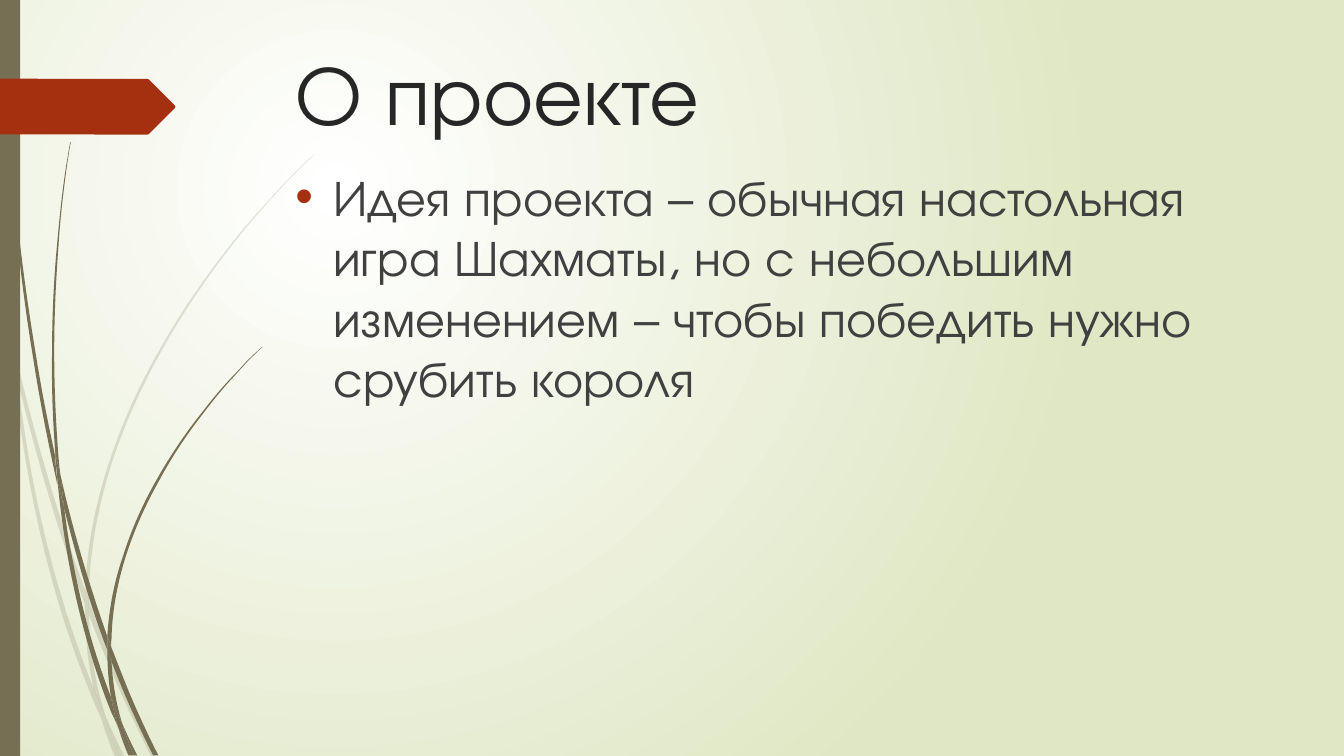
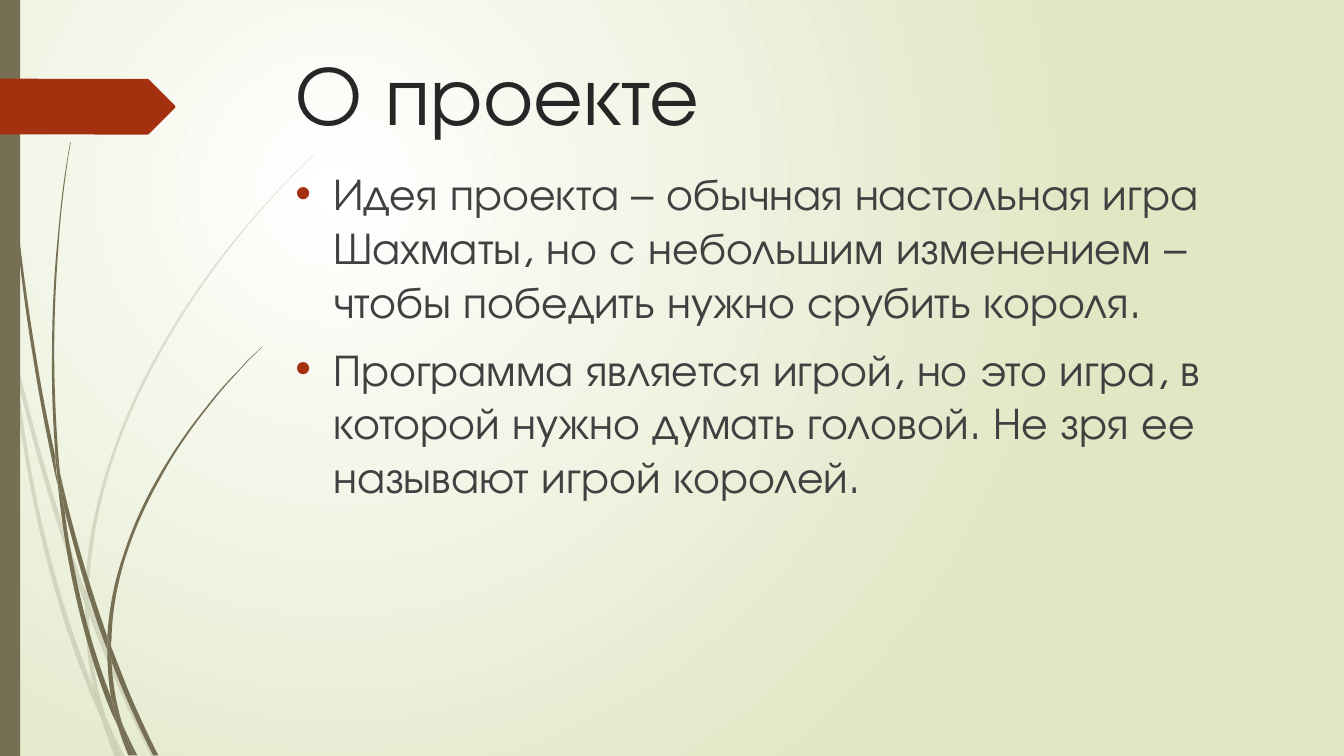
Before and after one commit to Shadowlucky/Chess, a slide deck: slide 2 of Chess/О проекте.pptx. Drawn at 1344x756 pixels with LibreOffice and Linux fonts; fonts in the diff are those of the drawing. Boxes give left, top, right and bottom in pixels: in the first picture for what was removed or moved away, otherwise in the second. Text is boxed around its words. In the diff, an @@ line names an element or a change of style, - is before the commit and + after.

```diff
--- a/Chess/О проекте.pptx
+++ b/Chess/О проекте.pptx
@@ text at (x1=333, y1=179, x2=1200, y2=501): text changed; size 36 to 32 pt @@
-• Идея проекта – обычная настольная игра Шахматы, но с небольшим изменением – чтобы победить нужно срубить короля
+• Идея проекта – обычная настольная игра Шахматы, но с небольшим изменением – чтобы победить нужно срубить короля.
+• Программа является игрой, но это игра, в которой нужно думать головой. Не зря ее называют игрой королей.
```
Also in this commit, not shown: 1 slide added.
